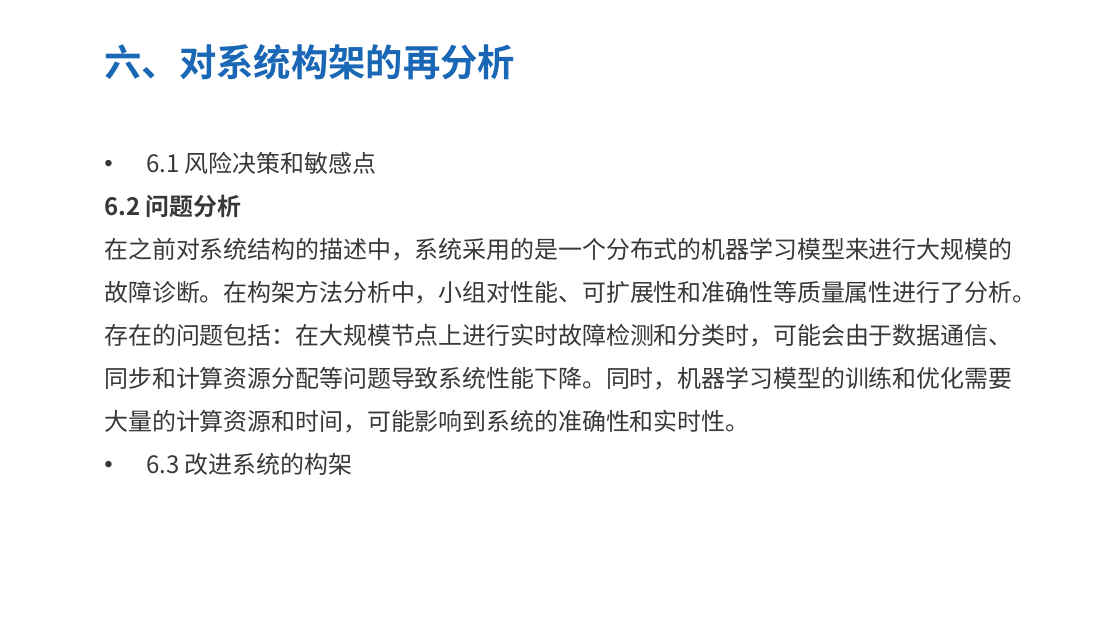
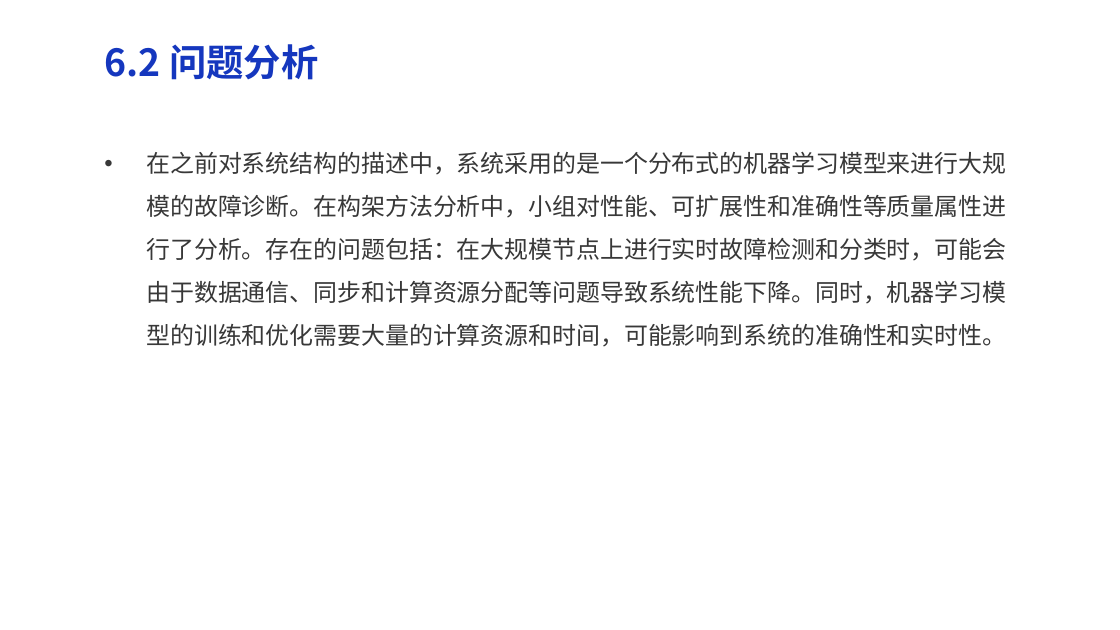
Before and after one commit to dekrt/SoftwareArchitecture, a slide deck: slide 27 of 架构评审-ArchitectureReview/架构评审-ArchitectureReview.pptx (slide 21 before the commit). Drawn at 1120x630 pixels with LibreOffice and Linux fonts; fonts in the diff are those of the drawing. Boxes give left, top, right and bottom in pixels: in the first picture for what was removed or moved away, otherwise in the second. Text is boxed around its words. In the diff, an @@ line names an element or a change of style, - is before the commit and + after.

```diff
--- a/架构评审-ArchitectureReview/架构评审-ArchitectureReview.pptx
+++ b/架构评审-ArchitectureReview/架构评审-ArchitectureReview.pptx
@@ text at (104,44,318,80): text changed; text colour #1967B5 to #1537BE @@
-六、对系统构架的再分析
+6.2 问题分析
@@ text at (146,152,1006,346): text changed @@
-• 6.1 风险决策和敏感点
-• 6.2 问题分析
-  在之前对系统结构的描述中，系统采用的是一个分布式的机器学习模型来进行大规模的故障诊断。在构架方法分析中，小组对性能、可扩展性和准确性等质量属性进行了分析。存在的问题包括：在大规模节点上进行实时故障检测和分类时，可能会由于数据通信、同步和计算资源分配等问题导致系统性能下降。同时，机器学习模型的训练和优化需要大量的计算资源和时间，可能影响到系统的准确性和实时性。
-• 6.3 改进系统的构架
+• 在之前对系统结构的描述中，系统采用的是一个分布式的机器学习模型来进行大规模的故障诊断。在构架方法分析中，小组对性能、可扩展性和准确性等质量属性进行了分析。存在的问题包括：在大规模节点上进行实时故障检测和分类时，可能会由于数据通信、同步和计算资源分配等问题导致系统性能下降。同时，机器学习模型的训练和优化需要大量的计算资源和时间，可能影响到系统的准确性和实时性。
```
Also in this commit, not shown: 25 other slides changed, 8 slides added, 1 slide removed, 1 other file.
